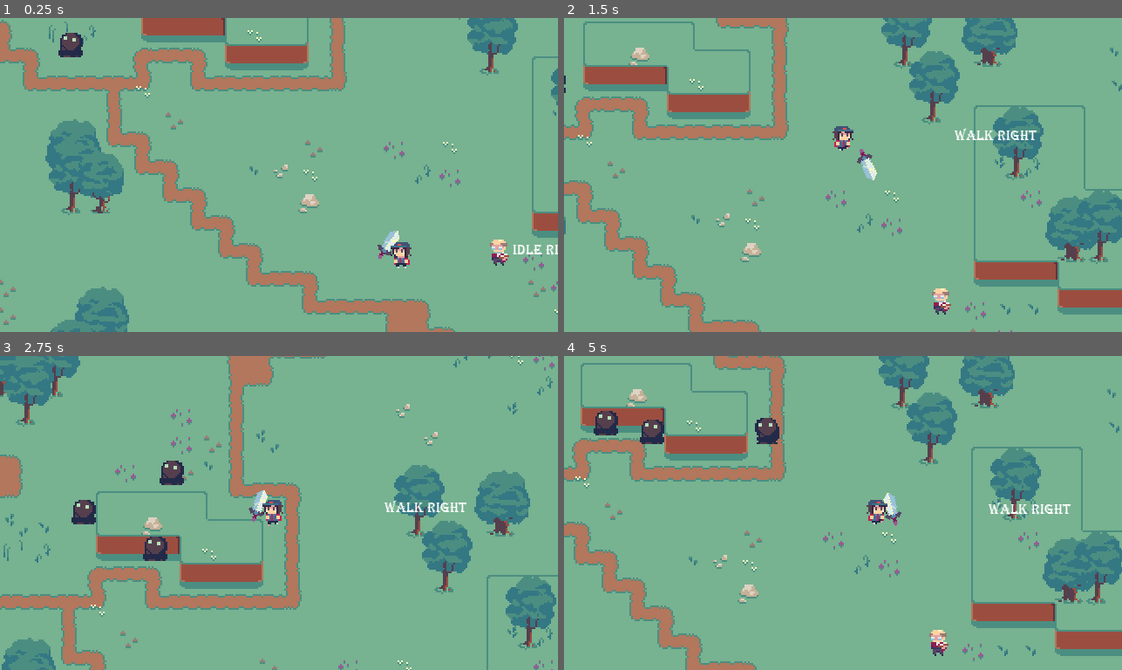
Above: before the commit, frames 1-4 (two rows, left to right).
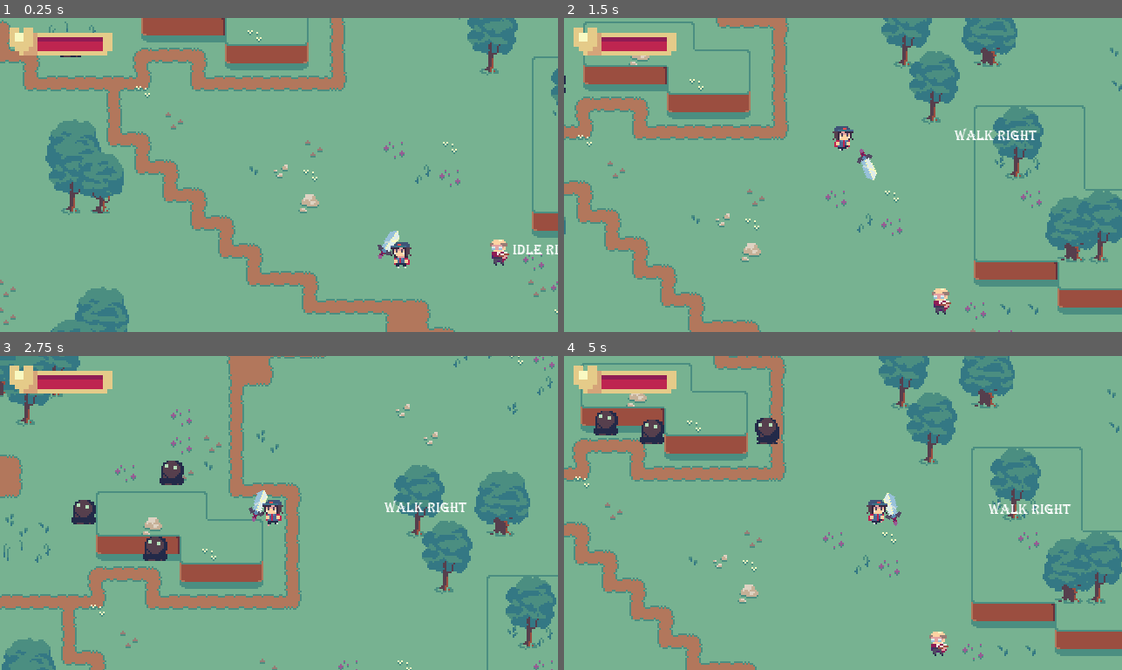
Above: after the commit, the same moments.

Repository: OceanBoy612/SimpleRPG
Game: Godot game, scene res://Code/Maps/Map1.tscn
The game is run twice, just before and just after one commit, with the same random seed, the same clock (stepped at 60 frames per second) and the same inputs.
Inputs (mouse positions are in pixels of both pictures, inside the frame that each line leads up to):
- Up to frame 1 (0.25 s): no input
- Up to frame 2 (1.5 s): tap Enter (ui_accept) at 0.5, 0.77 s; move the mouse to (815, 237) at 0.52 s; hold Up (ui_up) from 0.53 s (still down); click (815, 237) at 0.6 s; move the mouse to (1010, 222) at 1.27 s; click (1010, 222) at 1.35 s
- Up to frame 3 (2.75 s): tap Enter (ui_accept) at 1.52 s; move the mouse to (111, 465) at 2.02 s; release Up (ui_up) at 2.03 s; hold Left (ui_left) from 2.03 s (still down); tap Shift (dash) at 2.1 s; click (111, 465) at 2.3 s
- Up to frame 4 (5 s): move the mouse to (870, 513) at 2.77 s; tap E (interact) at 2.85 s; tap Enter (ui_accept) at 3.02, 3.77, 4.52 s; click (870, 513) at 3.05 s; move the mouse to (759, 434) at 3.52 s; release Left (ui_left) at 3.53 s; hold Down (ui_down) 3.53-4.28 s; click (759, 434) at 3.6 s; move the mouse to (965, 497) at 4.27 s; hold Right (ui_right) from 4.28 s (still down); click (965, 497) at 4.35 s

The runs differ from the first frame. In frame 1, 1.4% of the frame differs, in the area x 1-92%, y 3-78%; in frame 2, 1.4%; in frame 3, 1.3%; in frame 4, 1.5%, in the area x 1-69%, y 3-95%.

Commit message:
Added hp bar
hp bar displays players health
shakes slightly when you get damaged
mana bar code added, but currently invisible

Diff:
--- a/src/Code/Entities/CombatEntity.gd
+++ b/src/Code/Entities/CombatEntity.gd
@@ -2,8 +2,10 @@
 class_name CombatEntity
 
 
-signal died
-signal killed(what)
+signal died # when I die
+signal killed(what) # when i kill something else
+signal health_changed(new_health, max_health)
+#signal mana_changed(new_mana, max_mana)
 
 
 export(String) var type # the name of the entity (player, frim etc...)
@@ -15,8 +17,10 @@
 export(float) var attack_damage = 1.0
 export(NodePath) var attack_area_path
 
-export var health: float = 10
-
+export var max_health: float = 10
+var health: float = max_health
+#export var max_mana: float = 10
+#var mana: float = max_mana
 
 var target = null # : CombatEntity <- except cyclic issue
 
@@ -72,6 +76,7 @@
 # Returns true if the entity dies, false otherwise
 func damage(amt) -> bool:
 	health -= amt
+	emit_signal("health_changed", health, max_health)
 
 	if health > 0:
 		_flash_white()
--- /dev/null
+++ b/src/Code/GUI/PlayerGUI.gd
@@ -0,0 +1,41 @@
+extends Control
+
+
+export(NodePath) var combatEntityPath
+export(float) var anim_time = 0.5
+
+
+var low_offset = 0.29 # unique for the sprites used in the progress bar
+var high_offset = 0.88
+
+
+func _ready():
+	var combat_entity : CombatEntity = get_node_or_null(combatEntityPath)
+	if combat_entity:
+		combat_entity.connect("health_changed", self, "on_health_changed")
+#		combat_entity.connect("mana_changed", self, "on_mana_changed")
+
+
+
+func on_health_changed(new_health, max_health) -> void:
+	var new_perc = _tween_bar($health_bg/bar, new_health, max_health)
+
+	var is_damaged = new_perc < $health_bg/bar.value
+	if is_damaged:
+		get_tree().call_group("CameraShake", "add_trauma", 0.23)
+		$AnimationPlayer.play("shake")
+
+
+func on_mana_changed(new_mana, max_mana) -> void:
+	var new_perc = _tween_bar($mana_bg/bar, new_mana, max_mana)
+
+
+func _tween_bar(bar: TextureProgress, new_health: float, max_health: float) -> float:
+	var new_perc = lerp(low_offset, high_offset, new_health / max_health)
+
+	$Tween.interpolate_property(bar, "value",
+			bar.value, new_perc, anim_time,
+			Tween.TRANS_QUINT, Tween.EASE_OUT)
+	$Tween.start()
+
+	return new_perc
--- /dev/null
+++ b/src/Code/GUI/PlayerGUI.tscn
@@ -0,0 +1,87 @@
+[gd_scene load_steps=7 format=2]
+
+[ext_resource path="res://Art/~Sprites/resource_bars/hp_bar_prog.png" type="Texture" id=1]
+[ext_resource path="res://Art/~Sprites/resource_bars/hp_bar_back.png" type="Texture" id=2]
+[ext_resource path="res://Art/~Sprites/resource_bars/mana_bar_back.png" type="Texture" id=3]
+[ext_resource path="res://Art/~Sprites/resource_bars/mana_bar_prog.png" type="Texture" id=4]
+[ext_resource path="res://Code/GUI/PlayerGUI.gd" type="Script" id=5]
+
+[sub_resource type="Animation" id=1]
+resource_name = "shake"
+length = 0.5
+tracks/0/type = "value"
+tracks/0/path = NodePath(".:rect_position")
+tracks/0/interp = 1
+tracks/0/loop_wrap = true
+tracks/0/imported = false
+tracks/0/enabled = true
+tracks/0/keys = {
+"times": PoolRealArray( 0, 0.1, 0.2, 0.3, 0.4, 0.5 ),
+"transitions": PoolRealArray( 1, 1, 1, 1, 1, 1 ),
+"update": 0,
+"values": [ Vector2( 0, 0 ), Vector2( 2.4, 1.6 ), Vector2( 0.25, 1.5 ), Vector2( -0.75, 0.5 ), Vector2( -0.75, -0.25 ), Vector2( 0, 0 ) ]
+}
+
+[node name="PlayerGUI" type="Control"]
+anchor_right = 1.0
+anchor_bottom = 1.0
+script = ExtResource( 5 )
+__meta__ = {
+"_edit_use_anchors_": false
+}
+
+[node name="health_bg" type="TextureRect" parent="."]
+margin_left = 3.0
+margin_top = 3.0
+margin_right = 67.0
+margin_bottom = 24.333
+texture = ExtResource( 2 )
+expand = true
+stretch_mode = 1
+__meta__ = {
+"_edit_use_anchors_": false
+}
+
+[node name="bar" type="TextureProgress" parent="health_bg"]
+anchor_right = 1.0
+anchor_bottom = 1.0
+max_value = 1.0
+step = 0.01
+value = 0.88
+texture_progress = ExtResource( 1 )
+nine_patch_stretch = true
+__meta__ = {
+"_edit_use_anchors_": false
+}
+
+[node name="mana_bg" type="TextureRect" parent="."]
+visible = false
+margin_left = 3.0
+margin_top = 22.5916
+margin_right = 67.0
+margin_bottom = 43.9246
+texture = ExtResource( 3 )
+expand = true
+stretch_mode = 1
+__meta__ = {
+"_edit_group_": true,
+"_edit_use_anchors_": false
+}
+
+[node name="bar" type="TextureProgress" parent="mana_bg"]
+anchor_right = 1.0
+anchor_bottom = 1.0
+max_value = 1.0
+step = 0.01
+value = 0.88
+texture_progress = ExtResource( 4 )
+nine_patch_stretch = true
+__meta__ = {
+"_edit_use_anchors_": false
+}
+
+[node name="Tween" type="Tween" parent="."]
+
+[node name="AnimationPlayer" type="AnimationPlayer" parent="."]
+playback_speed = 2.5
+anims/shake = SubResource( 1 )
--- a/src/Code/Maps/Map1.tscn
+++ b/src/Code/Maps/Map1.tscn
@@ -14,6 +14,7 @@
 [ext_resource path="res://Code/dialogue/data/old_man_quest1/middle.tres" type="Resource" id=12]
 [ext_resource path="res://Code/dialogue/data/old_man_quest1/end.tres" type="Resource" id=13]
 [ext_resource path="res://Code/dialogue/data/old_man_quest1/start.tres" type="Resource" id=14]
+[ext_resource path="res://Code/GUI/PlayerGUI.tscn" type="PackedScene" id=15]
 
 [node name="Map1" type="Node2D"]
 script = ExtResource( 2 )
@@ -27,6 +28,8 @@
 target = NodePath("../../Player")
 
 [node name="Shake" parent="Camera2D" instance=ExtResource( 8 )]
+max_offset = Vector2( 60, 45 )
+max_trauma = 0.3
 
 [node name="Background" type="TileMap" parent="."]
 position = Vector2( -1, 0 )
@@ -46,6 +49,9 @@
 pause_mode = 2
 layer = 100
 
+[node name="PlayerGUI" parent="Interface" instance=ExtResource( 15 )]
+combatEntityPath = NodePath("../../Player")
+
 [node name="DialogueBox" parent="Interface" instance=ExtResource( 1 )]
 visible = false
 
@@ -55,6 +61,7 @@
 position = Vector2( 292.035, 152.028 )
 frames = ExtResource( 7 )
 animation = "Idle Right"
+frame = 2
 playing = true
 flip_h = true
 
@@ -92,20 +99,15 @@
 
 [node name="NPC" parent="Enemies" instance=ExtResource( 9 )]
 position = Vector2( 11.9948, -28.4842 )
-health = 3.0
 
 [node name="NPC2" parent="Enemies" instance=ExtResource( 9 )]
 position = Vector2( -14.8195, 90.6022 )
-health = 3.0
 
 [node name="NPC3" parent="Enemies" instance=ExtResource( 9 )]
 position = Vector2( -23.9592, 29.9537 )
-health = 3.0
 
 [node name="NPC4" parent="Enemies" instance=ExtResource( 9 )]
 position = Vector2( 46.0825, 32.5215 )
-health = 3.0
 
 [node name="NPC5" parent="Enemies" instance=ExtResource( 9 )]
 position = Vector2( 85.0158, -34.737 )
-health = 3.0
Binary file added: src/Art/~Sprites/resource_bars/hp_bar_back.png
Not shown, added: src/Art/~Sprites/resource_bars/hp_bar_back.png.import
Binary file added: src/Art/~Sprites/resource_bars/hp_bar_prog.png
Not shown, added: src/Art/~Sprites/resource_bars/hp_bar_prog.png.import
Binary file added: src/Art/~Sprites/resource_bars/mana_bar_back.png
Not shown, added: src/Art/~Sprites/resource_bars/mana_bar_back.png.import
Binary file added: src/Art/~Sprites/resource_bars/mana_bar_prog.png
Not shown, added: src/Art/~Sprites/resource_bars/mana_bar_prog.png.import
Not shown: 1 places in src/Code/Maps/Map1.tscn that only renumber resources
